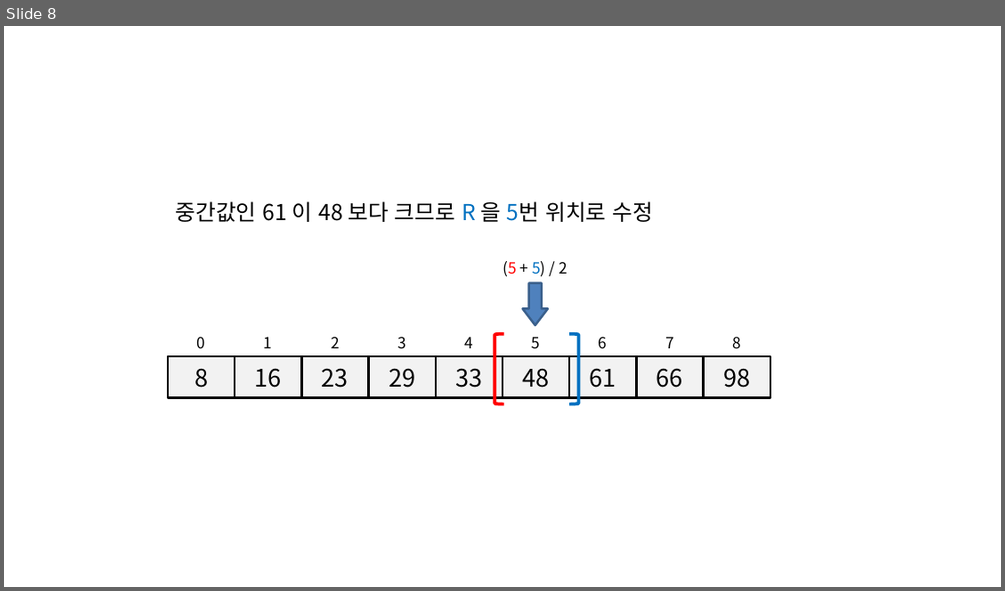
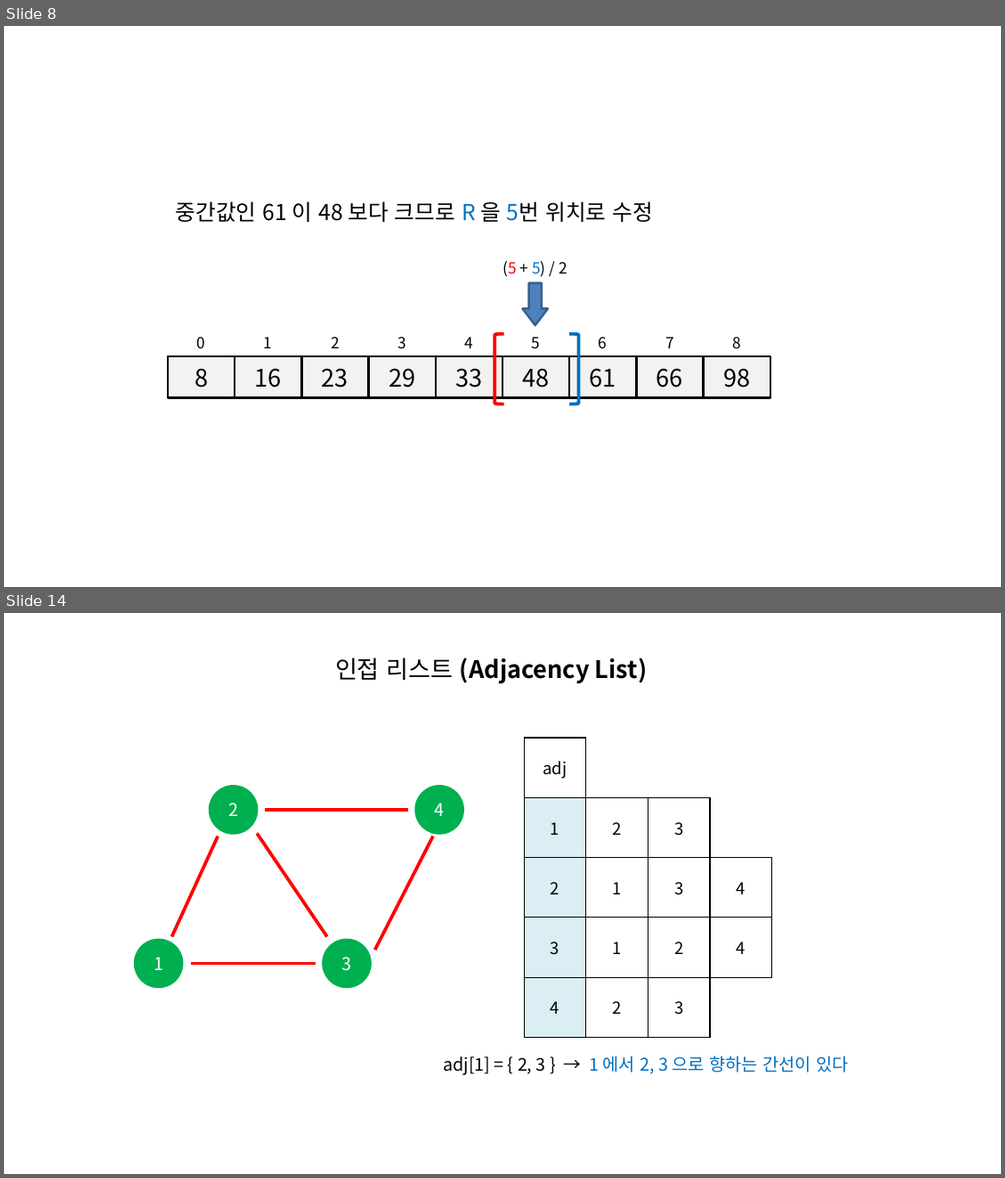
Before and after one commit to momo1108/blog, a slide deck: assets/etc/이미지제작용.pptx. Shown one above the other, each under a label of ours: slide 8 before the commit, slides 8 and 14 after it; the slides between them are not shown. The pictures are 1005x591 and 1005x1178 pixels, drawn with LibreOffice and Linux fonts; fonts in the diff are those of the drawing. Boxes give left, top, right and bottom in pixels: in the first picture for what was removed or moved away, otherwise in the second. Text is boxed around its words. In the diff, an @@ line names an element or a change of style, - is before the commit and + after.

```diff
--- a/assets/etc/이미지제작용.pptx
+++ b/assets/etc/이미지제작용.pptx
@@ slide 14 added at [4, 613, 1001, 1174], background #FFFFFF @@
@@ text added at [335, 657, 647, 684], 22 pt, text #000000, bold @@
+인접 리스트 (Adjacency List)
@@ table added at [524, 738, 833, 1037], 5 rows, 5 columns @@
+adj |  |  |  | 
+1 | 2 | 3 |  | 
+2 | 1 | 3 | 4 | 
+3 | 1 | 2 | 4 | 
+4 | 2 | 3 |  | 
@@ ellipse added at [210, 787, 257, 834], fill #00B050, outline #00B050 2 pt, 16 pt, text #FFFFFF @@
+2
@@ ellipse added at [415, 787, 463, 834], fill #00B050, outline #00B050 2 pt, 16 pt, text #FFFFFF @@
+4
@@ line added from (408, 809) to (264, 809), #FF0000 3 pt @@
@@ line added from (218, 836) to (171, 937), #FF0000 3 pt @@
@@ line added from (257, 833) to (327, 937), #FF0000 3 pt @@
@@ line added from (433, 836) to (375, 949), #FF0000 3 pt @@
@@ ellipse added at [135, 940, 182, 987], fill #00B050, outline #00B050 2 pt, 16 pt, text #FFFFFF @@
+1
@@ ellipse added at [323, 940, 371, 987], fill #00B050, outline #00B050 2 pt, 16 pt, text #FFFFFF @@
+3
@@ line added from (316, 964) to (191, 964), #FF0000 3 pt @@
@@ text added at [443, 1055, 848, 1075], 16 pt, text #0070C0 @@
+adj[1] = { 2, 3 } → 1 에서 2, 3 으로 향하는 간선이 있다
```
Also in this commit, not shown: 5 other slides added, 8 other files.
